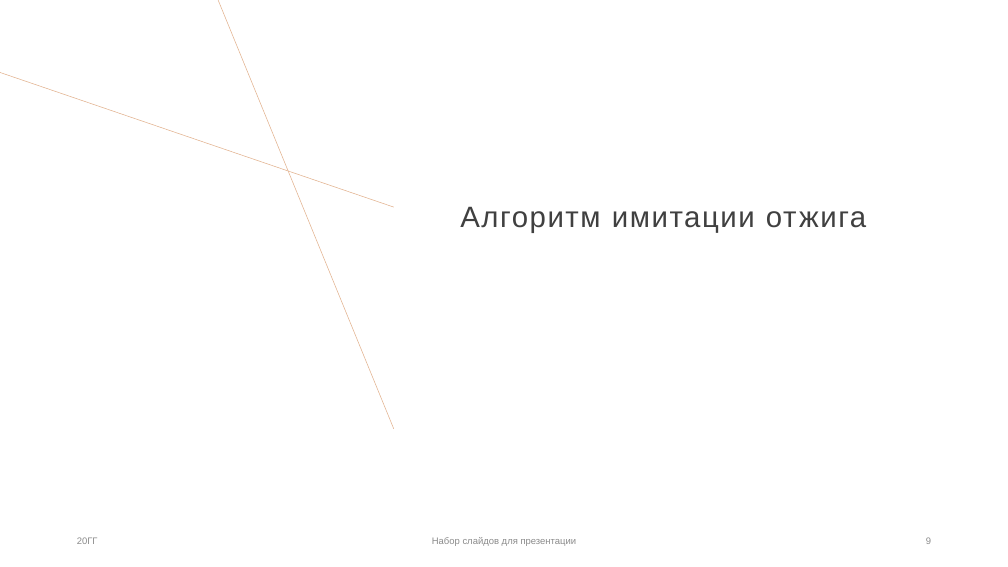
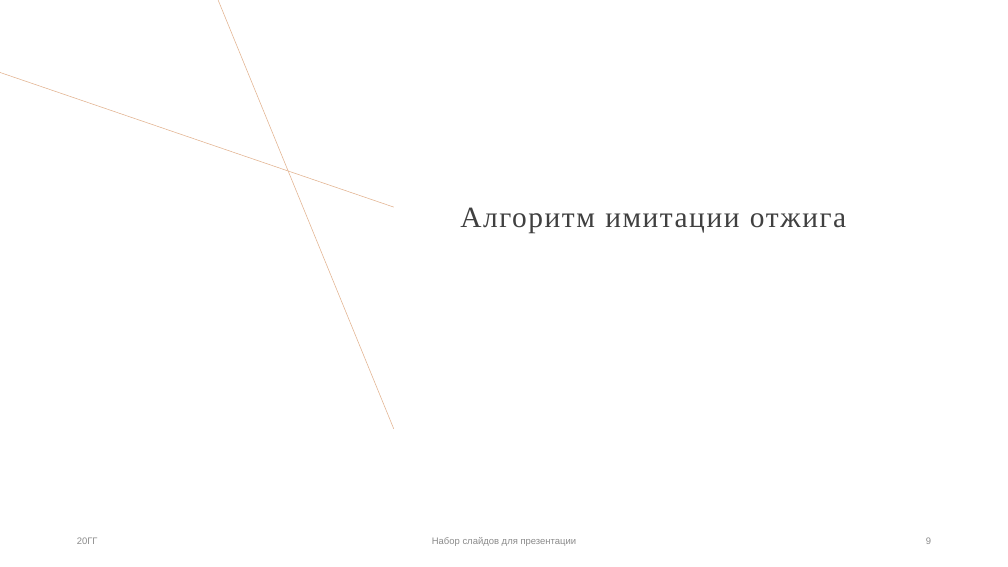
Before and after one commit to IMZolin/Opt-methods-coursework, a slide deck: slide 9 of Gvozdev_Zolin_Khlamkin.pptx. Drawn at 1008x567 pixels with LibreOffice and Linux fonts; fonts in the diff are those of the drawing. Boxes give left, top, right and bottom in pixels: in the first picture for what was removed or moved away, otherwise in the second. Text is boxed around its words. In the diff, an @@ line names an element or a change of style, - is before the commit and + after.

```diff
--- a/Gvozdev_Zolin_Khlamkin.pptx
+++ b/Gvozdev_Zolin_Khlamkin.pptx
@@ title "Алгоритм имитации отжига" at box(460, 207, 846, 233): font Arial to Times New Roman @@
```
Also in this commit, not shown: 13 other slides changed, 1 other file.
